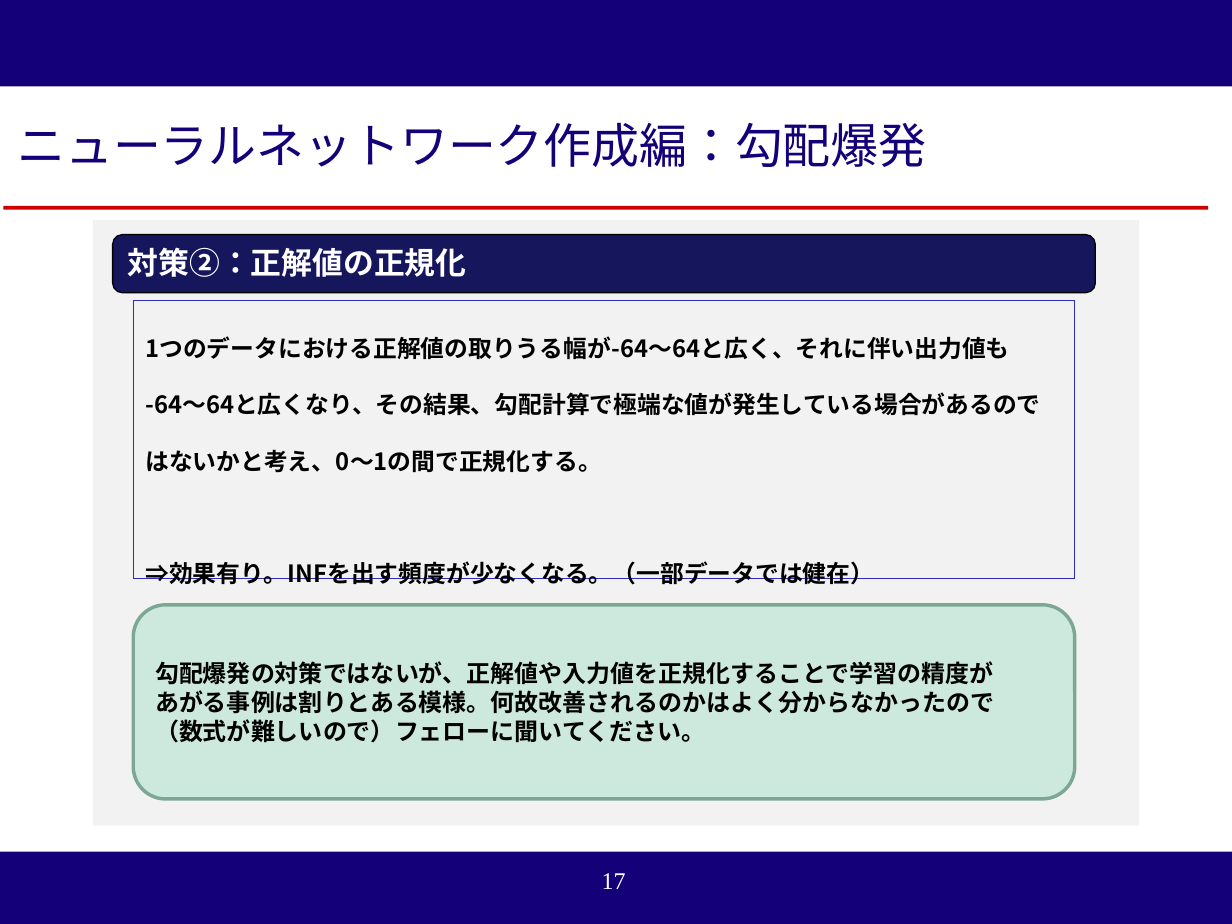
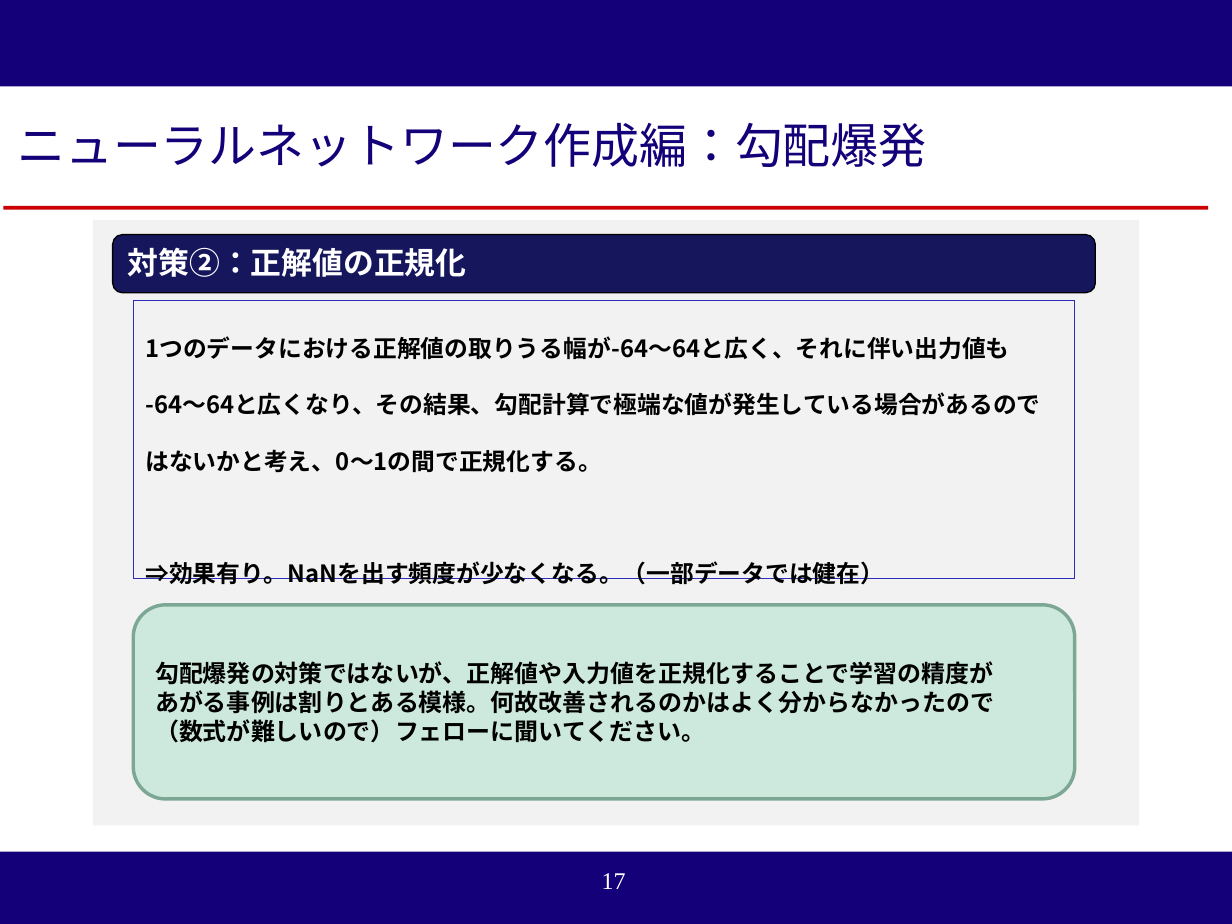
Before and after one commit to reversi-ir/ai-program, a slide deck: slide 17 of reversi-ai/result/オセロAI_技術アカデミー用説明資料.pptx. Drawn at 1232x924 pixels with LibreOffice and Linux fonts; fonts in the diff are those of the drawing; background and template pictures are left out. Boxes give left, top, right and bottom in pixels: in the first picture for what was removed or moved away, otherwise in the second. Text is boxed around its words. In the diff, an @@ line names an element or a change of style, - is before the commit and + after.

```diff
--- a/reversi-ai/result/オセロAI_技術アカデミー用説明資料.pptx
+++ b/reversi-ai/result/オセロAI_技術アカデミー用説明資料.pptx
@@ text in rectangle at (145,561,884,585): text changed @@
-⇒効果有り。INFを出す頻度が少なくなる。（一部データでは健在）
+⇒効果有り。NaNを出す頻度が少なくなる。（一部データでは健在）
```
Also in this commit, not shown: 6 other slides changed, 2 slides added, 5 other files.
